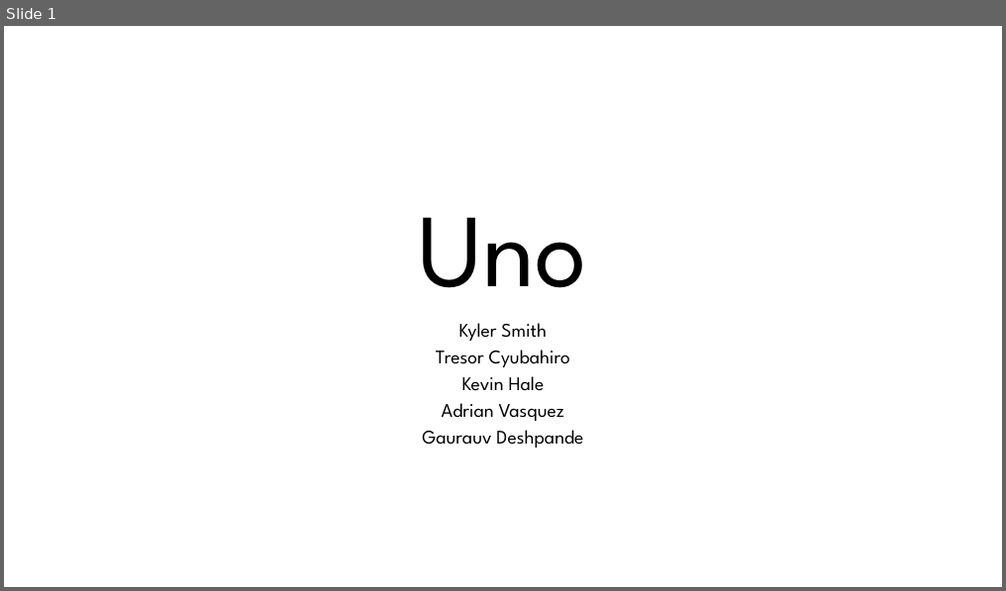
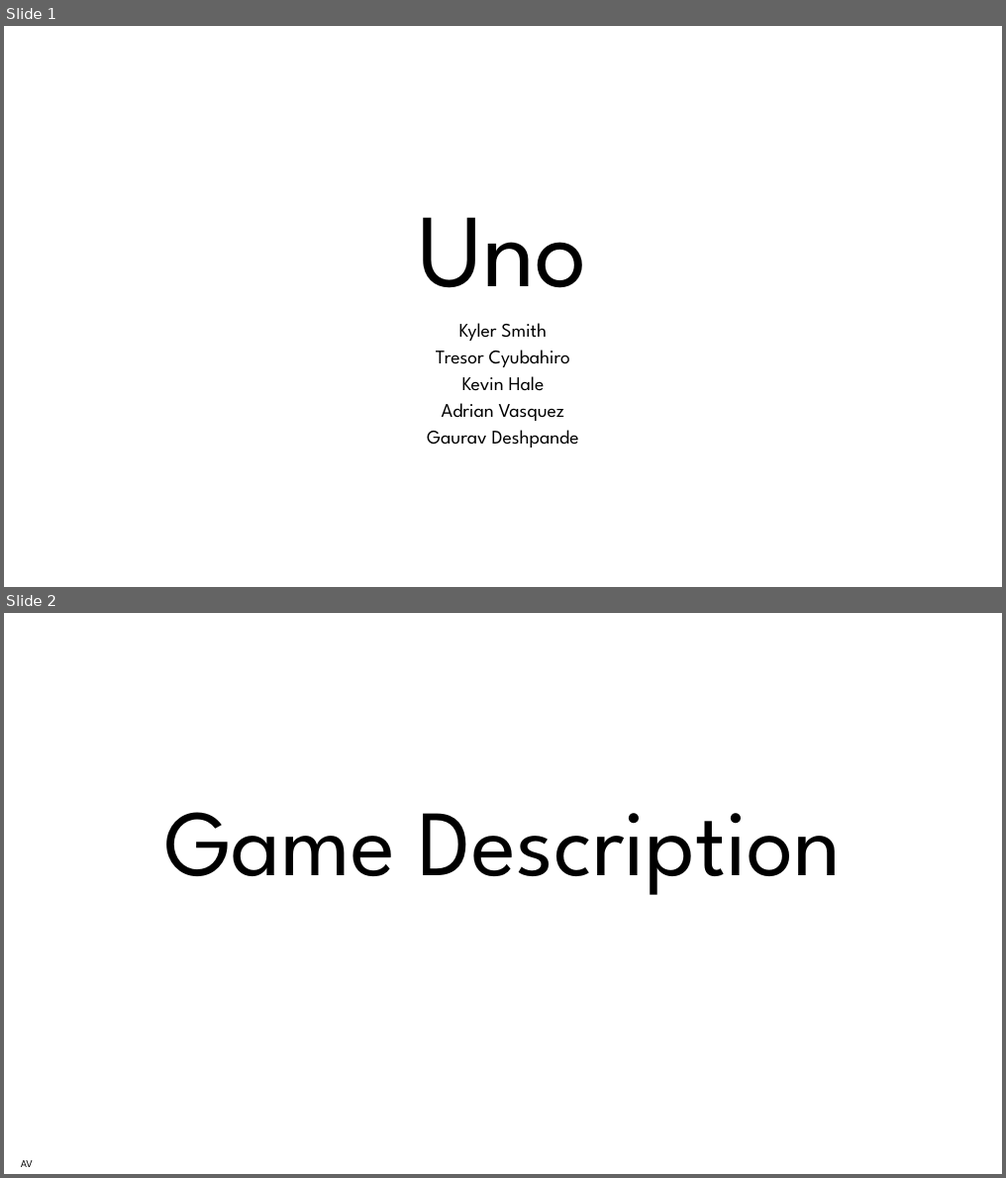
Before and after one commit to KylerSmith/Uno, a slide deck: ProjectPresentation.pptx. Shown one above the other, each under a label of ours: slide 1 before the commit, slides 1 and 2 after it. The pictures are 1006x591 and 1006x1178 pixels, drawn with LibreOffice and Linux fonts; fonts in the diff are those of the drawing; background and template pictures are left out. Boxes give left, top, right and bottom in pixels: in the first picture for what was removed or moved away, otherwise in the second. Text is boxed around its words. In the diff, an @@ line names an element or a change of style, - is before the commit and + after.

```diff
--- a/ProjectPresentation.pptx
+++ b/ProjectPresentation.pptx
@@ slide 2 added at [4, 613, 1002, 1174], background picture (left out) @@
@@ title added at [164, 812, 841, 895], 90 pt, text #000000 @@
+Game Description
@@ text added at [21, 1160, 33, 1167], 10 pt, text #000000 @@
+AV
@@ slide 1 changed as well @@
@@ subtitle at [427, 430, 579, 448]: text changed @@
-Gaurauv Deshpande
+Gaurav Deshpande
```
Also in this commit, not shown: 3 other slides changed, 9 other slides added, 3 slides removed.
